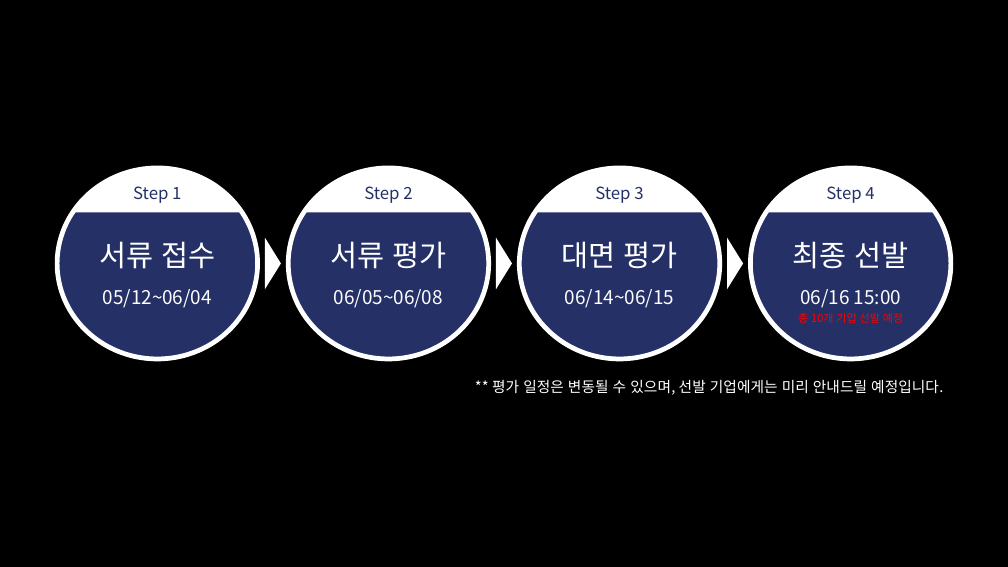
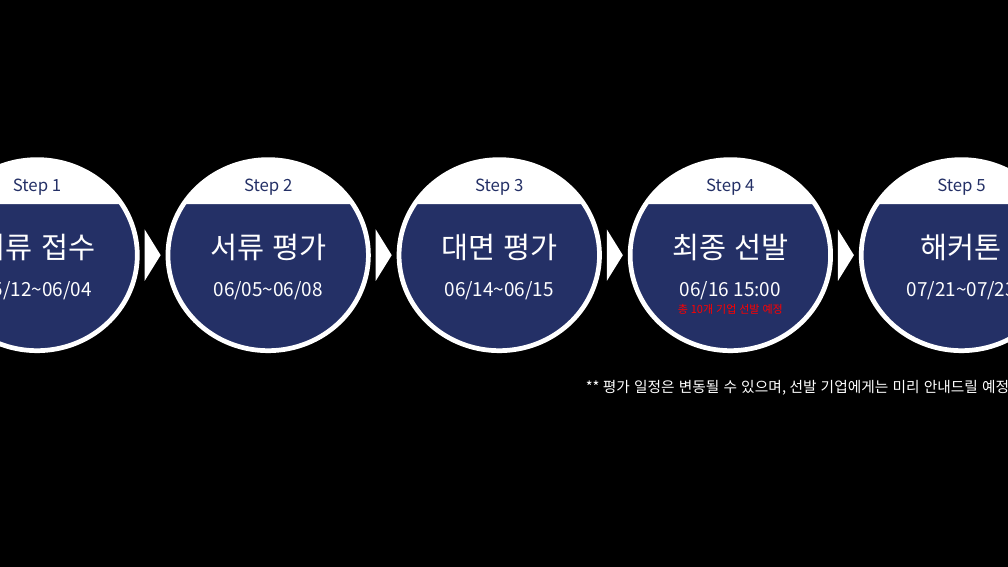
Before and after one commit to kingdoheee/batkoreaOIH, a slide deck: slide 3 of images/수정이미지.pptx. Drawn at 1008x567 pixels with LibreOffice and Linux fonts; fonts in the diff are those of the drawing; background and template pictures are left out. Boxes give left, top, right and bottom in pixels: in the first picture for what was removed or moved away, otherwise in the second. Text is boxed around its words. In the diff, an @@ line names an element or a change of style, - is before the commit and + after.

```diff
--- a/images/수정이미지.pptx
+++ b/images/수정이미지.pptx
@@ ellipse added at (x1=861, y1=160, x2=1008, y2=351), fill #243066, outline #FFFFFF 4.5 pt, 18 pt, text #FFFFFF @@
+해커톤
+07/21~07/23
@@ freeform shape added at (x1=877, y1=160, x2=1008, y2=204), fill #FFFFFF, 16 pt, text #243066 @@
+Step 5
@@ 4 ellipses, 4 freeform shapes, 3 triangles, 1 text moved together from (x1=57, y1=168, x2=951, y2=359) to (x1=0, y1=160, x2=831, y2=351) @@
@@ triangle added at (x1=838, y1=230, x2=854, y2=281), fill #FFFFFF @@
@@ text "** 평가 일정은 변동될 수 ..." rewrapped from (x1=492, y1=380, x2=943, y2=395) to (x1=603, y1=380, x2=1008, y2=395) @@
```
Also in this commit, not shown: 3 slides added, 1 slide removed, 7 other files.
